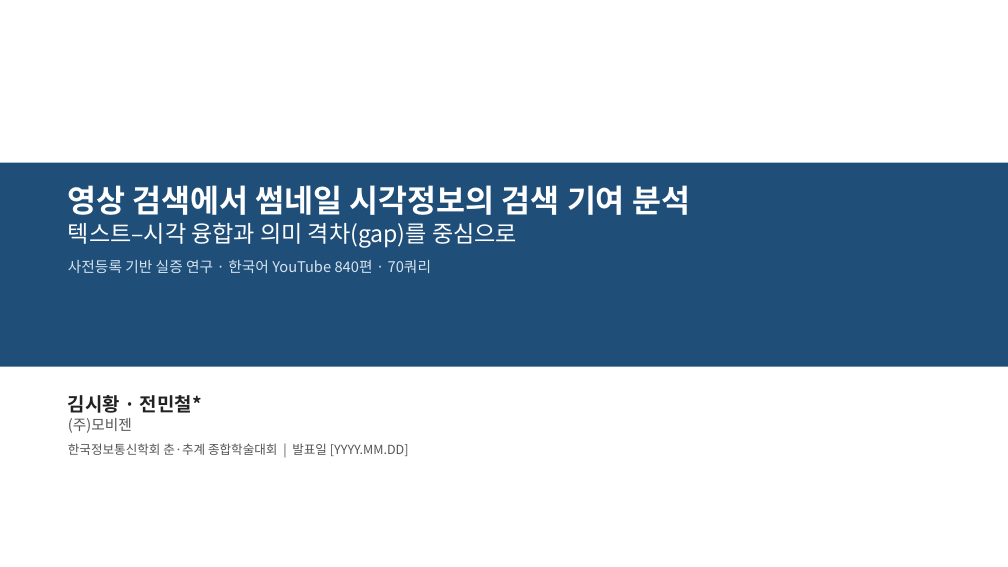
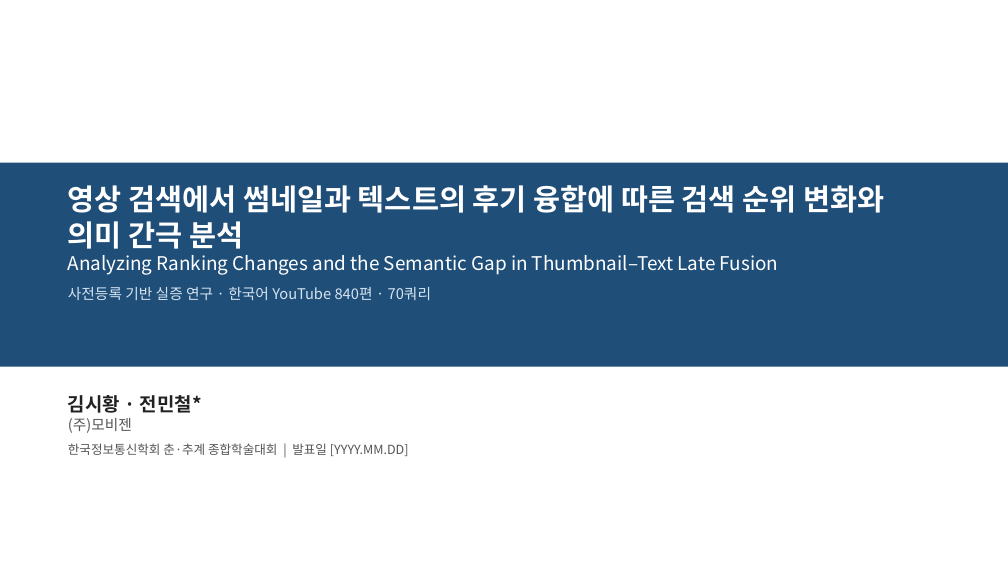
Before and after one commit to ThirdActiveDataExTech/thirdparty-metadata-ingestion, a slide deck: slide 1 of docs/research/P05_thumbnail_fusion/paper_KIICE_발표초안.pptx. Drawn at 1008x567 pixels with LibreOffice and Linux fonts; fonts in the diff are those of the drawing. Boxes give left, top, right and bottom in pixels: in the first picture for what was removed or moved away, otherwise in the second. Text is boxed around its words. In the diff, an @@ line names an element or a change of style, - is before the commit and + after.

```diff
--- a/docs/research/P05_thumbnail_fusion/paper_KIICE_발표초안.pptx
+++ b/docs/research/P05_thumbnail_fusion/paper_KIICE_발표초안.pptx
@@ text at (68, 185, 884, 275): text changed; size 22 to 18 pt @@
-영상 검색에서 썸네일 시각정보의 검색 기여 분석
-텍스트–시각 융합과 의미 격차(gap)를 중심으로
+영상 검색에서 썸네일과 텍스트의 후기 융합에 따른 검색 순위 변화와 의미 간극 분석
+Analyzing Ranking Changes and the Semantic Gap in Thumbnail–Text Late Fusion
```
Also in this commit, not shown: 3 other slides changed, 10 other files.
